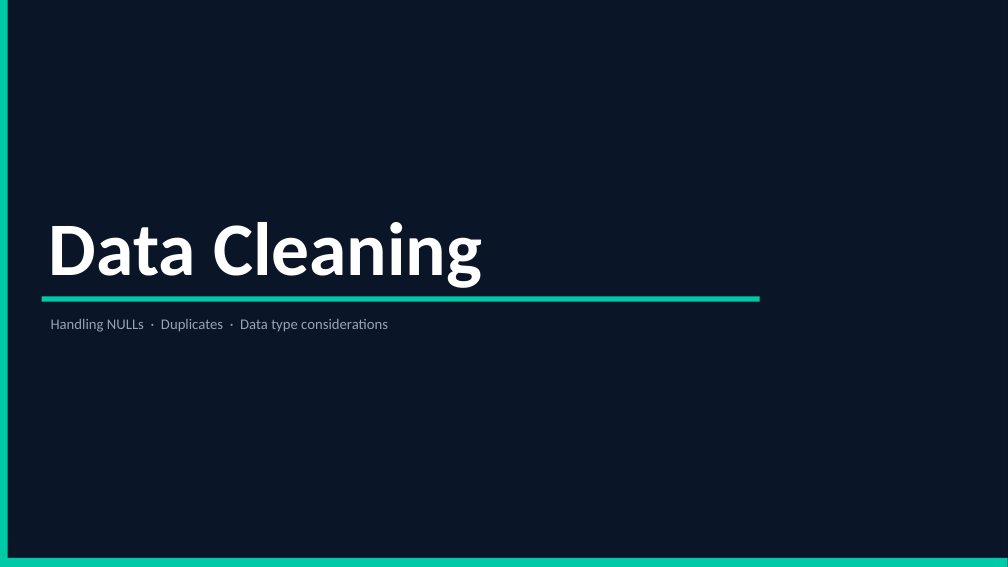
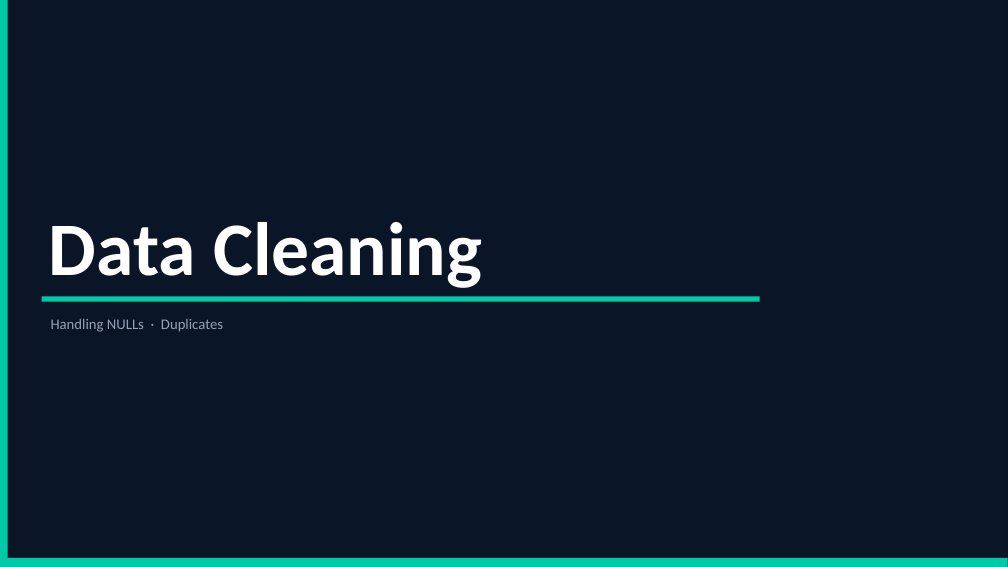
Before and after one commit to rachellvinculado/sql-seminar-nsm2026, a slide deck: slide 24 of SQL_Seminar_Deck_102026.pptx (slide 26 before the commit). Drawn at 1008x567 pixels with LibreOffice and Linux fonts; fonts in the diff are those of the drawing. Boxes give left, top, right and bottom in pixels: in the first picture for what was removed or moved away, otherwise in the second. Text is boxed around its words. In the diff, an @@ line names an element or a change of style, - is before the commit and + after.

```diff
--- a/SQL_Seminar_Deck_102026.pptx
+++ b/SQL_Seminar_Deck_102026.pptx
@@ text at (x1=51, y1=319, x2=223, y2=332): text changed @@
-Handling NULLs · Duplicates · Data type considerations
+Handling NULLs · Duplicates
```
Also in this commit, not shown: 17 other slides changed, 7 slides removed, 1 other file.
